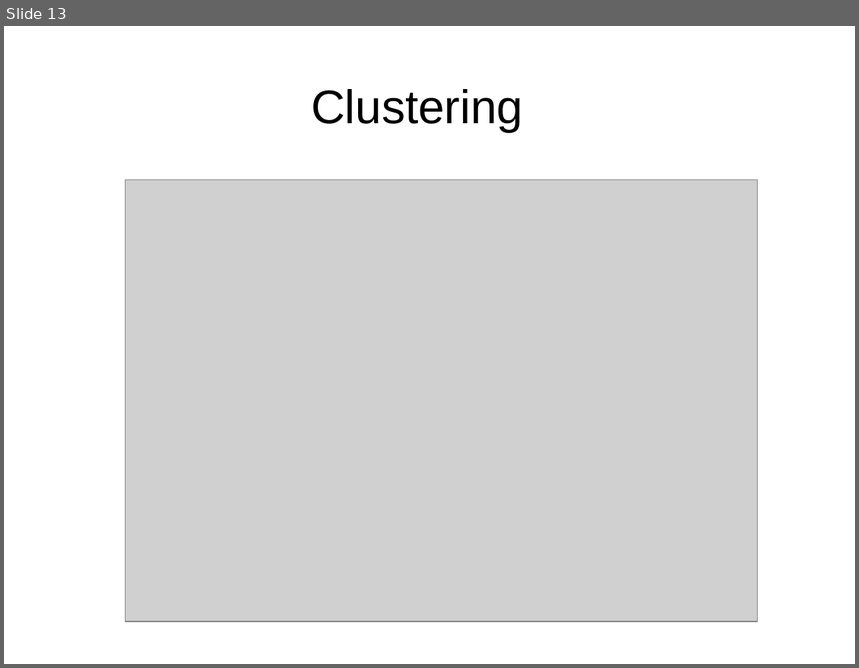
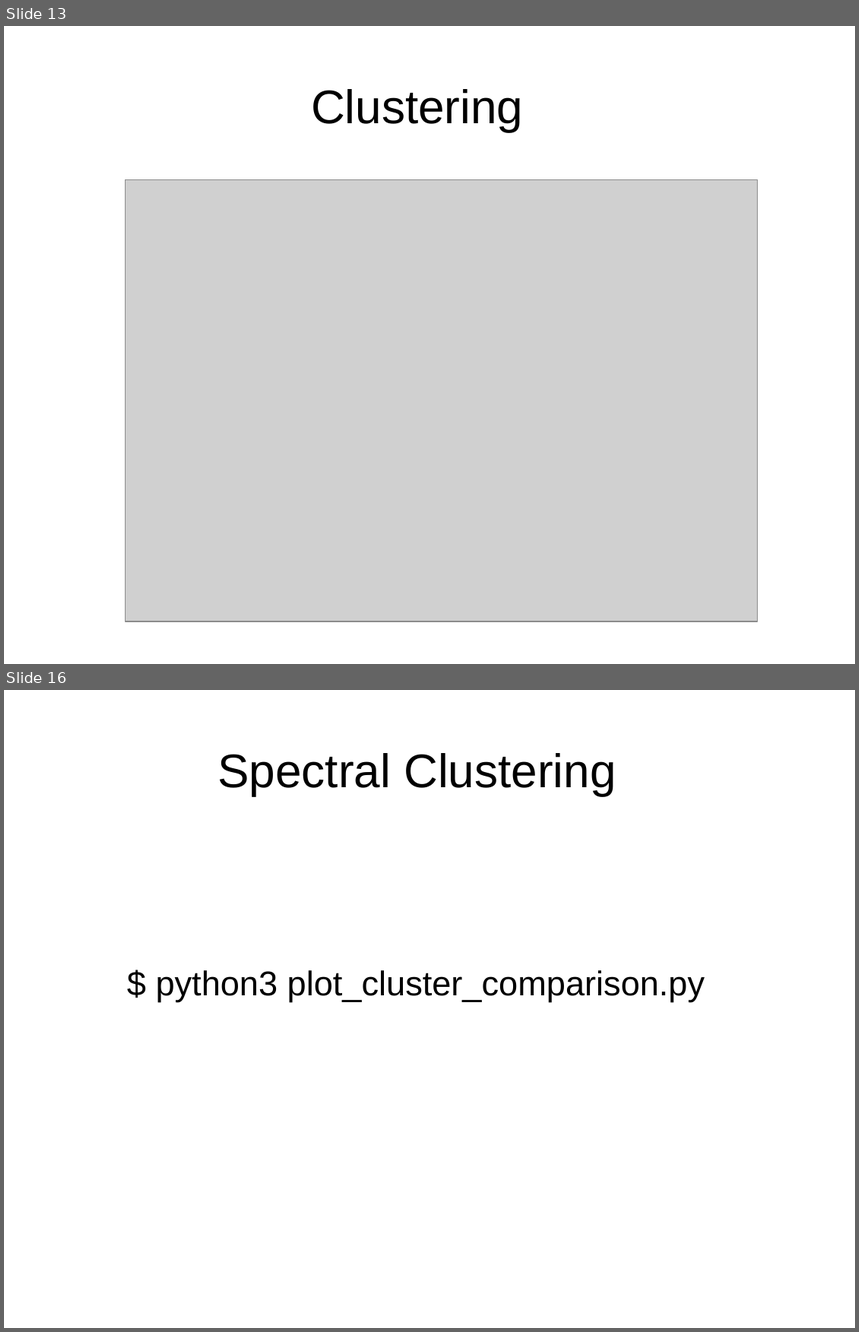
Before and after one commit to davidam/python-examples, a slide deck: presentations/scikit.odp. Shown one above the other, each under a label of ours: slide 13 before the commit, slides 13 and 16 after it; the slides between them are not shown. The pictures are 859x668 and 859x1332 pixels, drawn with LibreOffice and Linux fonts; fonts in the diff are those of the drawing; grey boxes stand for pictures. Boxes give left, top, right and bottom in pixels: in the first picture for what was removed or moved away, otherwise in the second. Text is boxed around its words. In the diff, an @@ line names an element or a change of style, - is before the commit and + after.

```diff
--- a/presentations/scikit.odp
+++ b/presentations/scikit.odp
@@ slide 16 added at (4, 690, 855, 1328), background #FFFFFF @@
@@ title added at (218, 753, 616, 796), 44 pt, text #000000 @@
+Spectral Clustering
@@ text added at (156, 970, 705, 1002), 32 pt, text #000000 @@
+$ python3 plot_cluster_comparison.py
```
Also in this commit, not shown: 8 other slides added.
